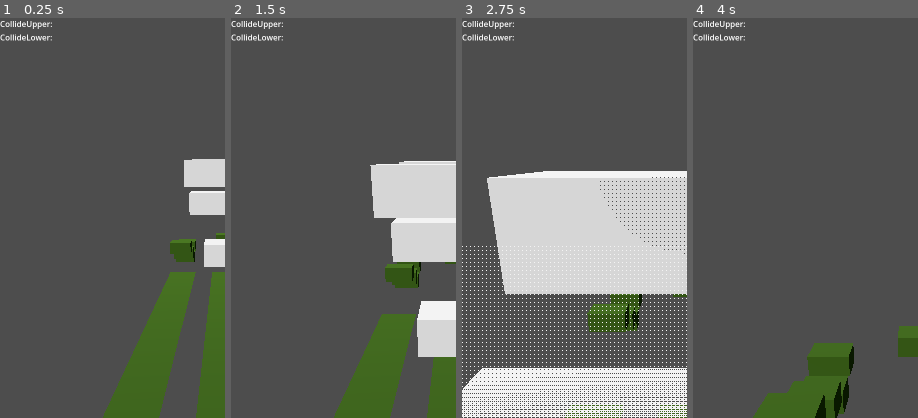
Above: before the commit, frames 1-4 (left to right).
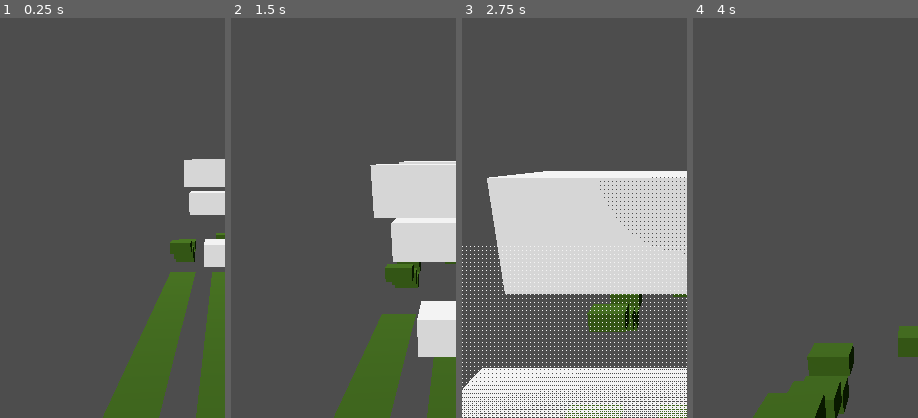
Above: after the commit, the same moments.

Repository: ythmxz/project-subway
Game: Godot game, scene res://Scenes/teste.tscn
Same seed, same stepped clock (60 frames per second), same inputs: the game is played once before the commit and once after it. The project has no main scene, so this scene is started directly.
Inputs:
- Up to frame 1 (0.25 s): no input
- Up to frame 2 (1.5 s): hold Right (ui_right) 0.53-1.28 s; hold Down (ui_down) from 1.28 s (still down)
- Up to frame 3 (2.75 s): release Down (ui_down) at 2.03 s; hold Right (ui_right) from 2.03 s (still down)
- Up to frame 4 (4 s): release Right (ui_right) at 2.78 s; hold Up (ui_up) 2.78-3.53 s; hold Left (ui_left) from 3.53 s (still down)
The pictures show only the part of the screen within x 0-50%, y 0-50%; the shares and areas given below are measured in that part.

The runs differ from the first frame. In frame 1, 0.4% of the frame differs, in the area x 0-24%, y 0-6%; in frame 2, 0.4%; in frame 3, 0.4%; in frame 4, 0.4%.

Commit message:
usando autoloads (obg yuri!!)

Diff:
--- a/Lib/utils.gd
+++ /dev/null
@@ -1,6 +0,0 @@
-class_name Utils
-
-# Classe p/ utilidades miscelâneas
-
-static func get_at_root(ref: Node, p: NodePath = ^".") -> Node:
-	return ref.get_tree().current_scene.get_node(p)
--- a/Managers/debug_m.gd
+++ b/Managers/debug.gd
@@ -1,8 +1,13 @@
-class_name DebugM
 extends Node
 
-@onready var labels := Utils.get_at_root(self, ^"UI/DebugLabels")
+var labels: Node = null
 var entries: Array[Entry] = []
+
+func _ready() -> void:
+	get_tree().scene_changed.connect(on_scene_change)
+
+func on_scene_change() -> void:
+	labels = Utils.get_in_scene(^"UI/DebugLabels")
 
 class Entry:
 	var name: StringName
@@ -14,7 +19,7 @@
 	func on_exit() -> void:
 		label.queue_free()
 
-func alloc(name_: StringName, dep: Node) -> Entry:
+func alloc_entry(name_: StringName, dep: Node) -> Entry:
 	if labels == null:
 		push_error("Could not find debug UI")
 		return null
--- /dev/null
+++ b/Managers/utils.gd
@@ -0,0 +1,4 @@
+extends Node
+
+func get_in_scene(p: NodePath = ^".") -> Node:
+	return get_tree().current_scene.get_node(p)
--- a/Objects/Player/player.gd
+++ b/Objects/Player/player.gd
@@ -10,16 +10,15 @@
 @onready var lower_front_area: Area3D = $LowerFrontArea
 @onready var upper_front_area: Area3D = $UpperFrontArea
 
-@onready var debug_m: DebugM = Utils.get_at_root(self, ^"DebugM")
-var l_collide_up: DebugM.Entry = null
-var l_collide_lo: DebugM.Entry = null
+var l_collide_up: Debug.Entry = null
+var l_collide_lo: Debug.Entry = null
 
 func _ready() -> void:
 	after_ready.call_deferred()
 
 func after_ready() -> void:
-	l_collide_up = debug_m.alloc("CollideUpper", self)
-	l_collide_lo = debug_m.alloc("CollideLower", self)
+	l_collide_up = Debug.alloc_entry("CollideUpper", self)
+	l_collide_lo = Debug.alloc_entry("CollideLower", self)
 
 	# pior código que eu escrevi faz um tempo...
 	var sensors := [lower_front_area, upper_front_area]
--- a/Scenes/teste.tscn
+++ b/Scenes/teste.tscn
@@ -3,7 +3,7 @@
 [ext_resource type="Script" uid="uid://c1f3tlnpl16dd" path="res://Scenes/stage.gd" id="1_m4hkj"]
 [ext_resource type="PackedScene" uid="uid://bd7q8eduip0aw" path="res://Objects/Player/player.tscn" id="1_w2l1y"]
 [ext_resource type="PackedScene" uid="uid://ce6qyh4eb5nsr" path="res://Objects/crap_block.tscn" id="2_h0r8t"]
-[ext_resource type="Script" uid="uid://bgj1hklwrbau" path="res://Managers/debug_m.gd" id="4_ati5v"]
+[ext_resource type="Script" uid="uid://bgj1hklwrbau" path="res://Managers/debug.gd" id="4_ati5v"]
 
 [sub_resource type="PlaneMesh" id="PlaneMesh_fk1rg"]
 
--- a/project.godot
+++ b/project.godot
@@ -14,6 +14,11 @@
 config/features=PackedStringArray("4.7")
 config/icon="res://icon.svg"
 
+[autoload]
+
+Debug="*uid://bgj1hklwrbau"
+Utils="*uid://cu5smhus1vxt"
+
 [display]
 
 window/size/viewport_width=900
Renamed: Managers/debug_m.gd.uid -> Managers/debug.gd.uid
Renamed: Lib/utils.gd.uid -> Managers/utils.gd.uid
